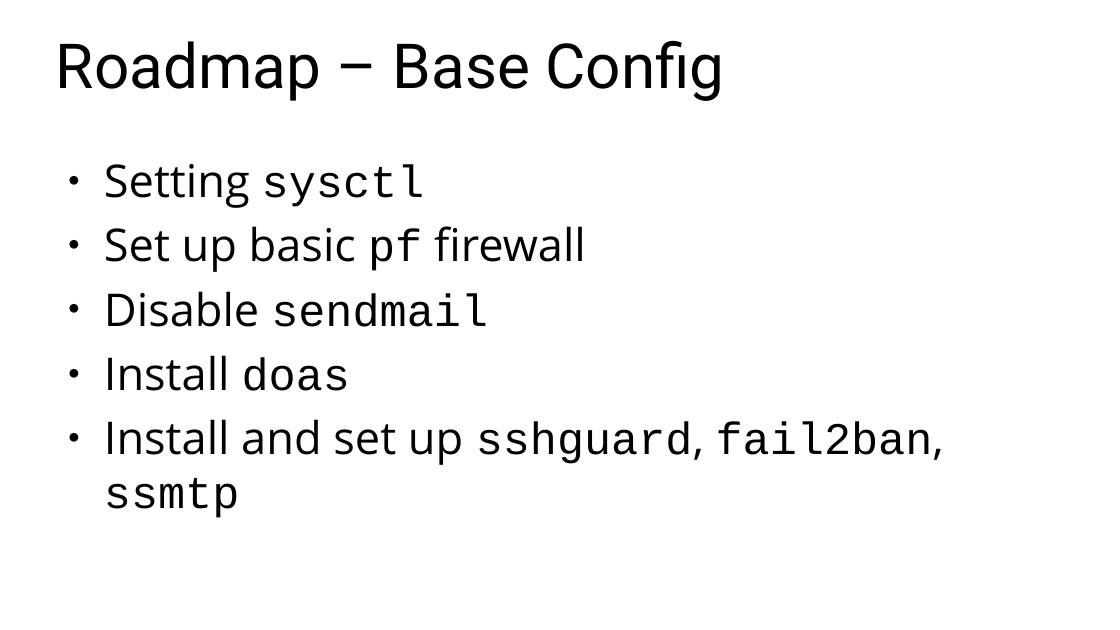
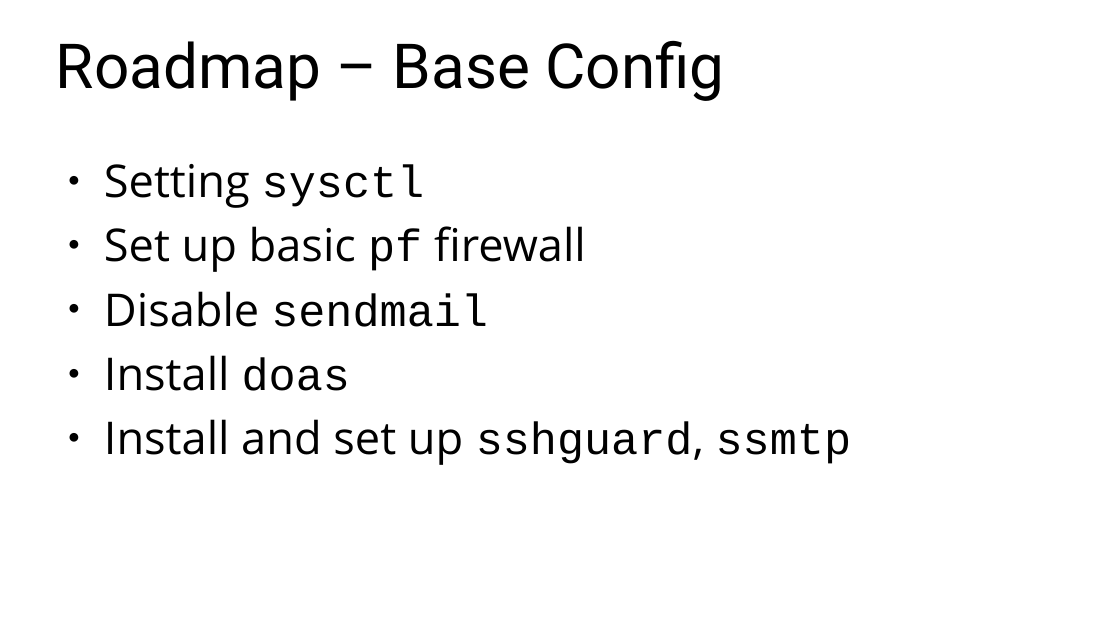
Before and after one commit to christian-moerz/eurobsdcon24, a slide deck: slide 31 of slides/mail server.odp. Drawn at 1120x630 pixels with LibreOffice and Linux fonts; fonts in the diff are those of the drawing. Boxes give left, top, right and bottom in pixels: in the first picture for what was removed or moved away, otherwise in the second. Text is boxed around its words. In the diff, an @@ line names an element or a change of style, - is before the commit and + after.

Commit message:
adding mailserver config

```diff
--- a/slides/mail server.odp
+++ b/slides/mail server.odp
@@ text at (104, 419, 851, 465): text changed; font Courier New to Open Sans @@
-● Install and set up sshguard, fail2ban, ssmtp
+● Install and set up sshguard, ssmtp
```
Also in this commit, not shown: 1 other slide changed, 2 slides added, 4 other files.
